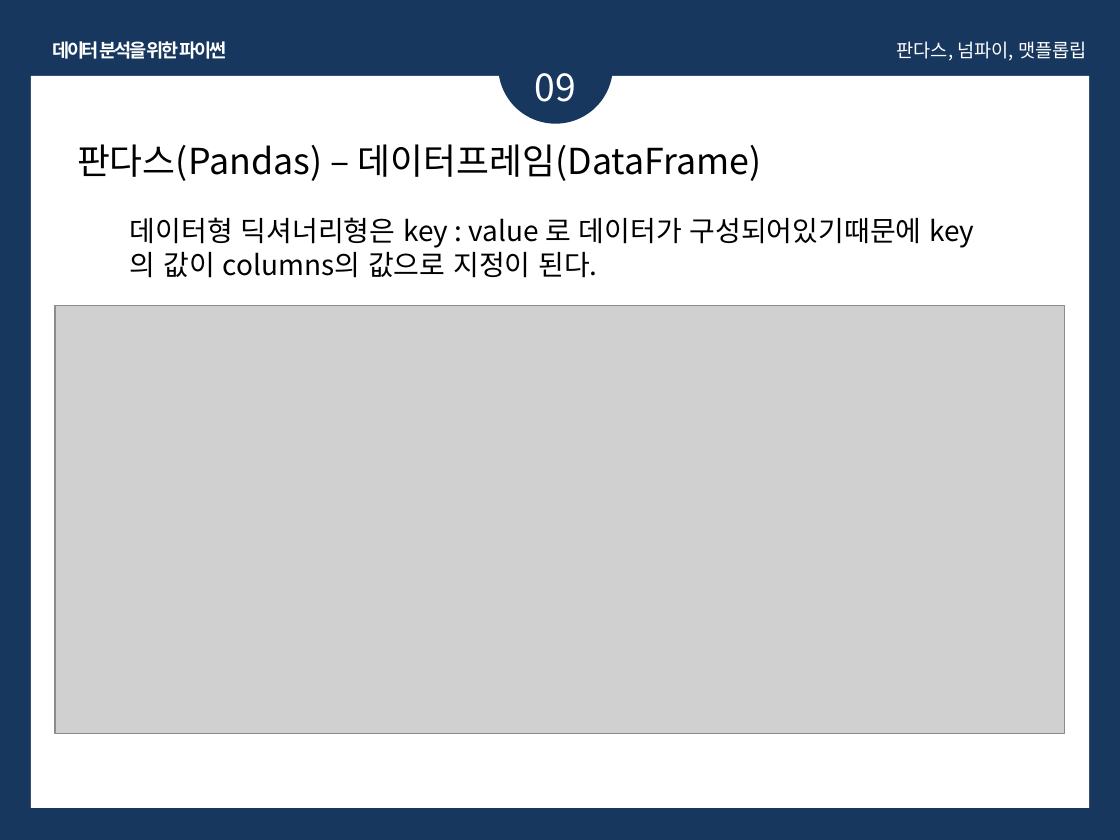
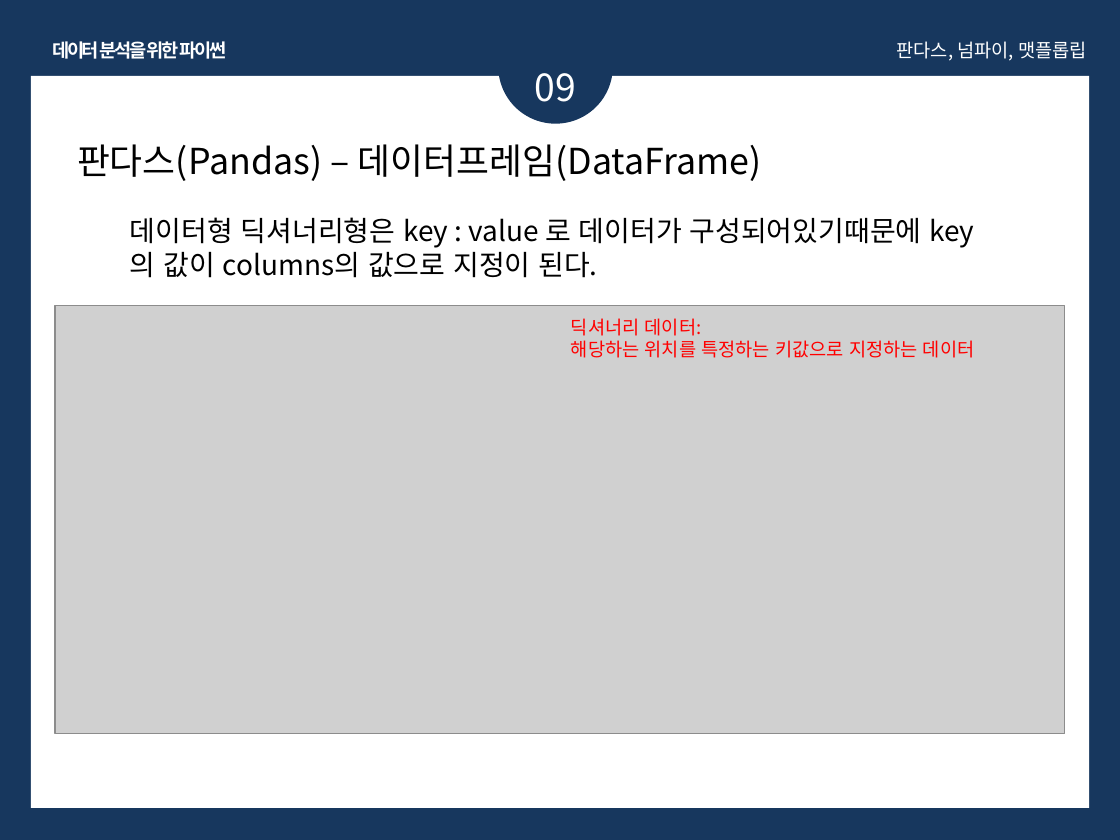
Before and after one commit to olA1ol/learning_data, a slide deck: slide 107 of 교안/python.pptx. Drawn at 1120x840 pixels with LibreOffice and Linux fonts; fonts in the diff are those of the drawing; grey boxes stand for pictures. Boxes give left, top, right and bottom in pixels: in the first picture for what was removed or moved away, otherwise in the second. Text is boxed around its words. In the diff, an @@ line names an element or a change of style, - is before the commit and + after.

```diff
--- a/교안/python.pptx
+++ b/교안/python.pptx
@@ text added at <box>571,318,974,358</box>, 12 pt, text #FF0000 @@
+딕셔너리 데이터:
+해당하는 위치를 특정하는 키값으로 지정하는 데이터
```
Also in this commit, not shown: 11 other slides changed, 4 other files.
